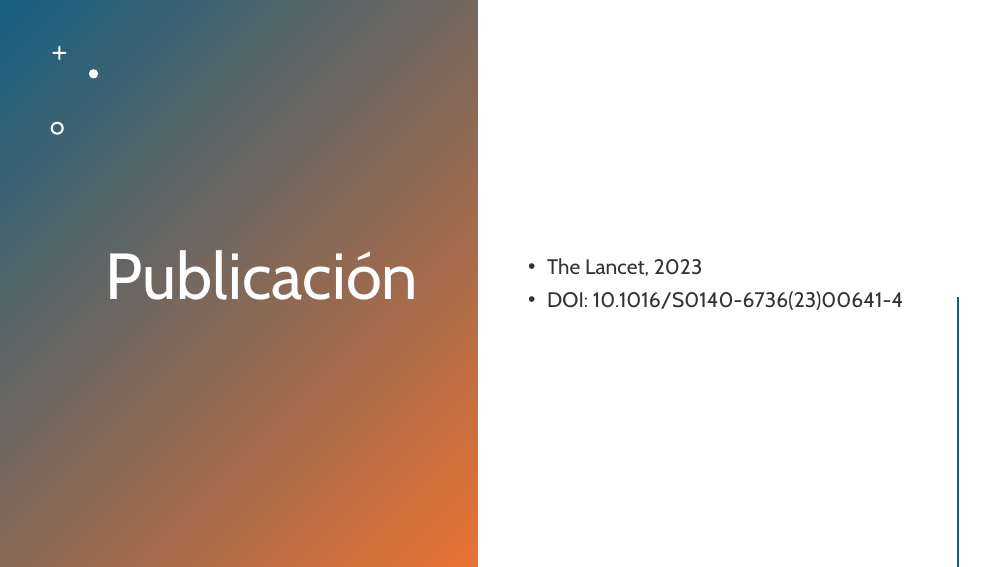
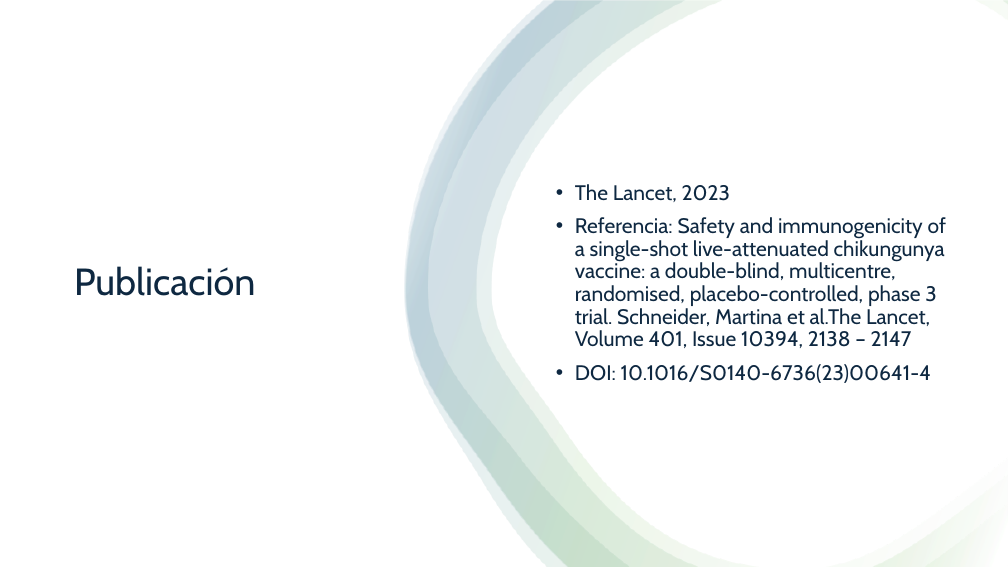
Before and after one commit to RomanLanda11/bioestadistica, a slide deck: slide 3 of tp2/Presentacion_Chikungunya.pptx. Drawn at 1008x567 pixels with LibreOffice and Linux fonts; fonts in the diff are those of the drawing. Boxes give left, top, right and bottom in pixels: in the first picture for what was removed or moved away, otherwise in the second. Text is boxed around its words. In the diff, an @@ line names an element or a change of style, - is before the commit and + after.

```diff
--- a/tp2/Presentacion_Chikungunya.pptx
+++ b/tp2/Presentacion_Chikungunya.pptx
@@ rectangle removed at <box>0,0,478,567</box> @@
@@ rectangle added at <box>0,0,1008,567</box>, fill #FFFFFF @@
@@ freeform shape added at <box>405,1,1008,567</box>, fill gradient #FFFFFF to #4EA72E to #156082 @@
@@ freeform shape added at <box>405,1,1008,567</box>, fill gradient #FFFFFF to #4EA72E to #156082 @@
@@ freeform shape added at <box>407,1,1008,567</box>, fill gradient #FFFFFF to #4EA72E to #156082 @@
@@ freeform shape removed at <box>52,46,67,60</box> @@
@@ freeform shape removed at <box>89,70,98,79</box> @@
@@ text "The Lancet, 2023": place and size @@
-text "The Lancet, 2023" at <box>547,258,903,310</box>
+text "The Lancet, 2023" at <box>575,184,946,383</box>
@@ title "Publicación": place and size @@
-title "Publicación" at <box>106,244,419,300</box>
+title "Publicación" at <box>74,266,255,296</box>
@@ title "Publicación" at <box>74,266,255,296</box>: size 62 to 36 pt, text colour #FFFFFF to #0E2841 @@
@@ freeform shape removed at <box>51,122,64,135</box> @@
@@ text at <box>575,184,931,383</box>: text colour #000000 at 80% opacity to #0E2841 in "The Lancet, 2023", "DOI: 10.1016/S0140-6736(23)00641-4" @@
@@ text at <box>575,217,946,348</box>: paragraph added @@
+• Referencia: Safety and immunogenicity of a single-shot live-attenuated chikungunya vaccine: a double-blind, multicentre, randomised, placebo-controlled, phase 3 trial. Schneider, Martina et al.The Lancet, Volume 401, Issue 10394, 2138 – 2147
@@ line removed from (958, 299) to (958, 566) @@
```
Also in this commit, not shown: 8 other slides changed, 5 slides added, 1 other file.
